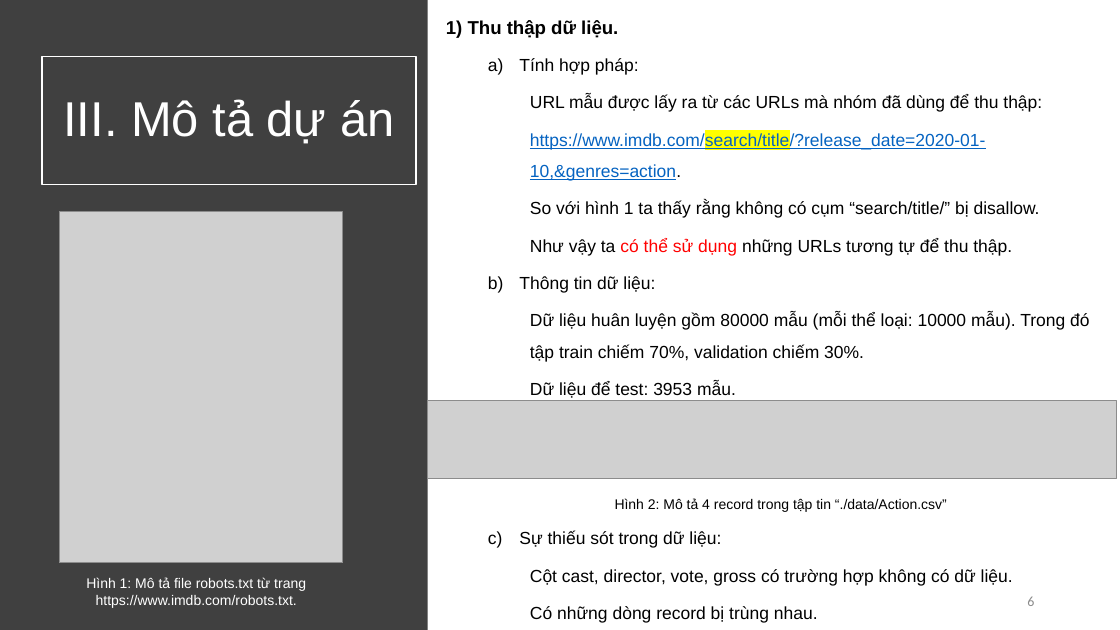
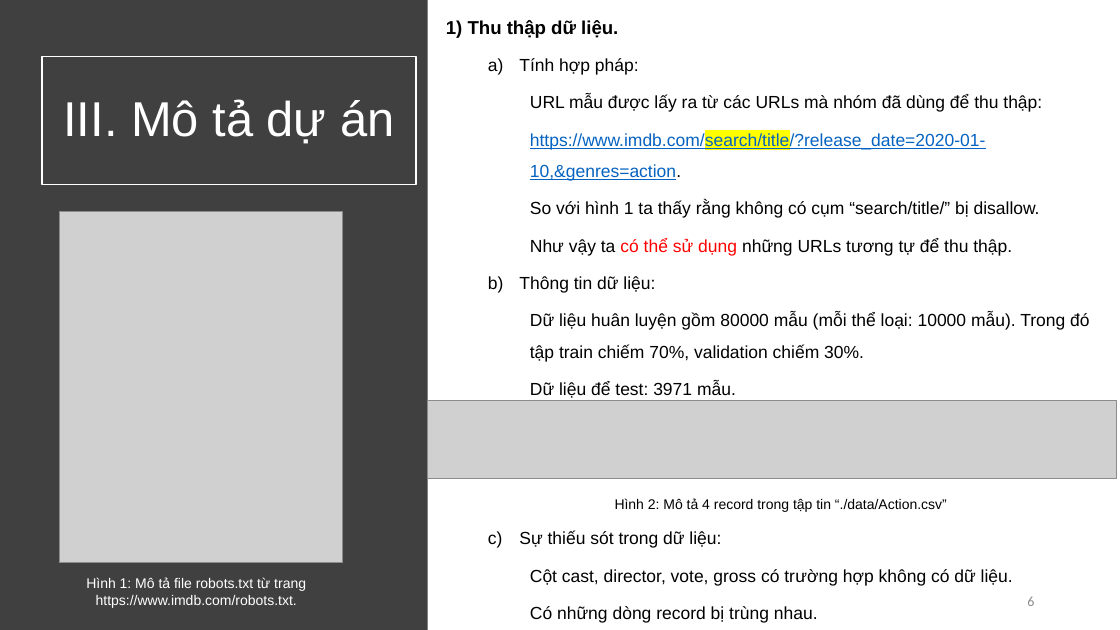
Before and after one commit to vietph34/DS_Final_project, a slide deck: slide 6 of doc/report.pptx. Drawn at 1120x630 pixels with LibreOffice and Linux fonts; fonts in the diff are those of the drawing; grey boxes stand for pictures. Boxes give left, top, right and bottom in pixels: in the first picture for what was removed or moved away, otherwise in the second. Text is boxed around its words. In the diff, an @@ line names an element or a change of style, - is before the commit and + after.

```diff
--- a/doc/report.pptx
+++ b/doc/report.pptx
@@ text at [530,382,736,398]: text changed @@
-    Dữ liệu để test: 3953 mẫu.
+    Dữ liệu để test: 3971 mẫu.
```
Also in this commit, not shown: 2 other slides changed, 1 slide added, 1 slide removed, 19 other files.
